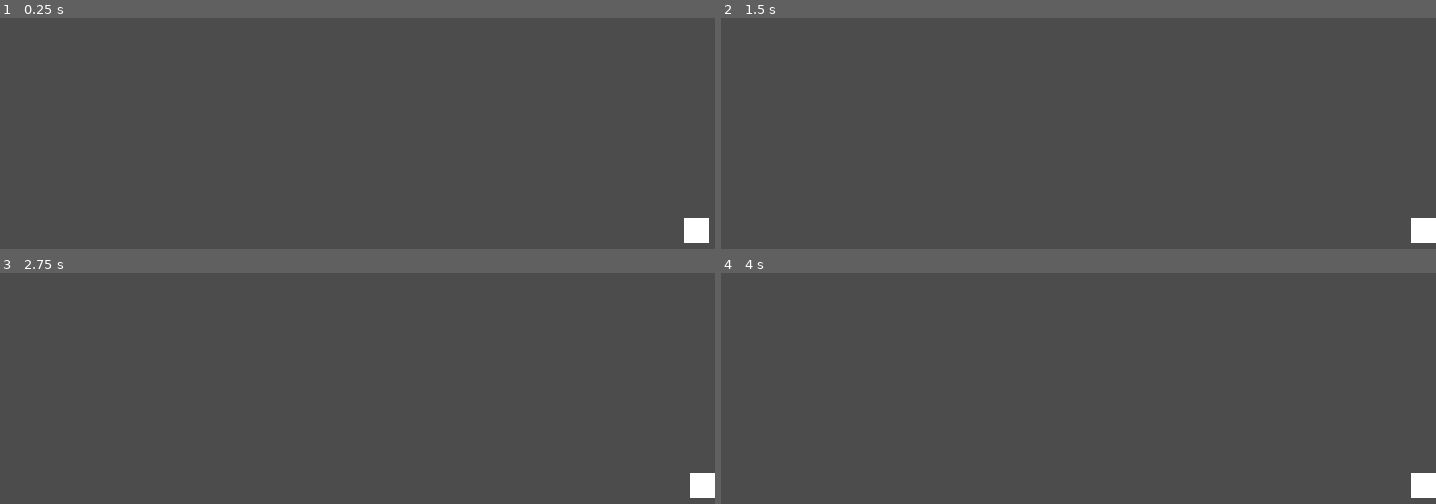
Above: before the commit, frames 1-4 (two rows, left to right).
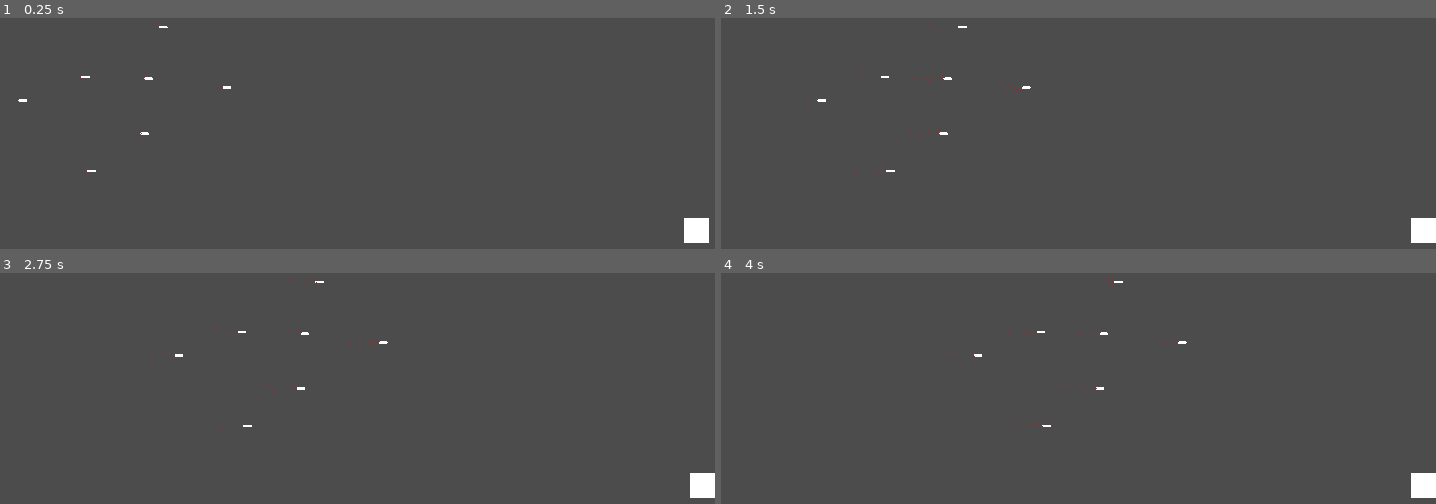
Above: after the commit, the same moments.

Repository: Noviv/BismarkUnchained
Game: Godot game, scene res://scenes/Main/Main.tscn
Two runs of this game, one before a commit and one after it. Both use one fixed random seed, a clock stepped at 60 frames per second and the inputs below.
Inputs:
- Up to frame 1 (0.25 s): no input
- Up to frame 2 (1.5 s): no input
- Up to frame 3 (2.75 s): no input
- Up to frame 4 (4 s): no input

The runs differ from the first frame. In frame 1, 0.1% of the frame differs, in the area x 2-33%, y 3-68%; in frame 2, 0.1%, in the area x 12-44%, y 2-68%; in frame 3, 0.1%; in frame 4, 0.1%.

Commit message:
added hella bullets to main scene

Diff:
--- /dev/null
+++ b/BismarkUnchained/scenes/Bullet/Body.gd
@@ -0,0 +1,15 @@
+extends KinematicBody2D
+
+signal collided
+
+var velocity = Vector2(100, 0)
+
+func _physics_process(delta):
+	# rotation should always be locked to velocity
+	rotation = velocity.angle()
+
+	# move and check for a collision
+	var kc = move_and_collide(velocity * delta)
+	if kc:
+		emit_signal('collided', kc.collider)
+		queue_free()
--- /dev/null
+++ b/BismarkUnchained/scenes/Bullet/Bullet.gd
@@ -0,0 +1,8 @@
+extends Node2D
+
+func _ready():
+	pass
+
+# vel is a Vector2
+func init(vel):
+	get_node('Body').velocity = vel
--- /dev/null
+++ b/BismarkUnchained/scenes/Bullet/Bullet.tscn
@@ -0,0 +1,50 @@
+[gd_scene load_steps=7 format=2]
+
+[ext_resource path="res://scenes/Bullet/Bullet.gd" type="Script" id=1]
+[ext_resource path="res://scenes/Bullet/Body.gd" type="Script" id=2]
+
+[sub_resource type="CapsuleShape2D" id=1]
+radius = 2.0
+height = 10.0
+
+[sub_resource type="CubeMesh" id=2]
+size = Vector3( 10, 4, 2 )
+
+[sub_resource type="SphereMesh" id=3]
+radius = 2.0
+height = 4.0
+
+[sub_resource type="ParticlesMaterial" id=4]
+emission_shape = 2
+emission_box_extents = Vector3( 5, 5, 1 )
+flag_disable_z = true
+gravity = Vector3( -89, 0, 0 )
+orbit_velocity = 0.0
+orbit_velocity_random = 0.0
+color = Color( 1, 0, 0, 1 )
+
+[node name="Bullet" type="Node2D"]
+script = ExtResource( 1 )
+
+[node name="Body" type="KinematicBody2D" parent="."]
+script = ExtResource( 2 )
+
+[node name="CollisionShape2D" type="CollisionShape2D" parent="Body"]
+rotation = 1.5708
+shape = SubResource( 1 )
+
+[node name="MeshInstance2D" type="MeshInstance2D" parent="Body"]
+mesh = SubResource( 2 )
+
+[node name="MeshInstance2DRight" type="MeshInstance2D" parent="Body"]
+position = Vector2( 5, 0 )
+mesh = SubResource( 3 )
+
+[node name="MeshInstance2DLeft" type="MeshInstance2D" parent="Body"]
+position = Vector2( -5, 0 )
+mesh = SubResource( 3 )
+
+[node name="Particles2D" type="Particles2D" parent="Body"]
+position = Vector2( -7, 0 )
+visibility_rect = Rect2( -10, -10, 30, 20 )
+process_material = SubResource( 4 )
--- a/BismarkUnchained/scenes/Main/Main.tscn
+++ b/BismarkUnchained/scenes/Main/Main.tscn
@@ -1,8 +1,9 @@
-[gd_scene load_steps=4 format=2]
+[gd_scene load_steps=5 format=2]
 
 [ext_resource path="res://scenes/Main/Main.gd" type="Script" id=1]
 [ext_resource path="res://scenes/Wall.tscn" type="PackedScene" id=2]
 [ext_resource path="res://scenes/Player.tscn" type="PackedScene" id=3]
+[ext_resource path="res://scenes/Bullet/Bullet.tscn" type="PackedScene" id=4]
 
 [node name="Main" type="Node2D"]
 script = ExtResource( 1 )
@@ -12,3 +13,24 @@
 [node name="Player" parent="." instance=ExtResource( 3 )]
 position = Vector2( 500, 500 )
 scale = Vector2( 1, 1 )
+
+[node name="Bullet" parent="." instance=ExtResource( 4 )]
+position = Vector2( 147.328, 292.072 )
+
+[node name="Bullet2" parent="." instance=ExtResource( 4 )]
+position = Vector2( 348.936, 257.179 )
+
+[node name="Bullet3" parent="." instance=ExtResource( 4 )]
+position = Vector2( 372.198, 174.468 )
+
+[node name="Bullet4" parent="." instance=ExtResource( 4 )]
+position = Vector2( 257.179, 404.507 )
+
+[node name="Bullet5" parent="." instance=ExtResource( 4 )]
+position = Vector2( 342.474, 345.059 )
+
+[node name="Bullet6" parent="." instance=ExtResource( 4 )]
+position = Vector2( 248.132, 254.594 )
+
+[node name="Bullet7" parent="." instance=ExtResource( 4 )]
+position = Vector2( 474.294, 271.395 )
